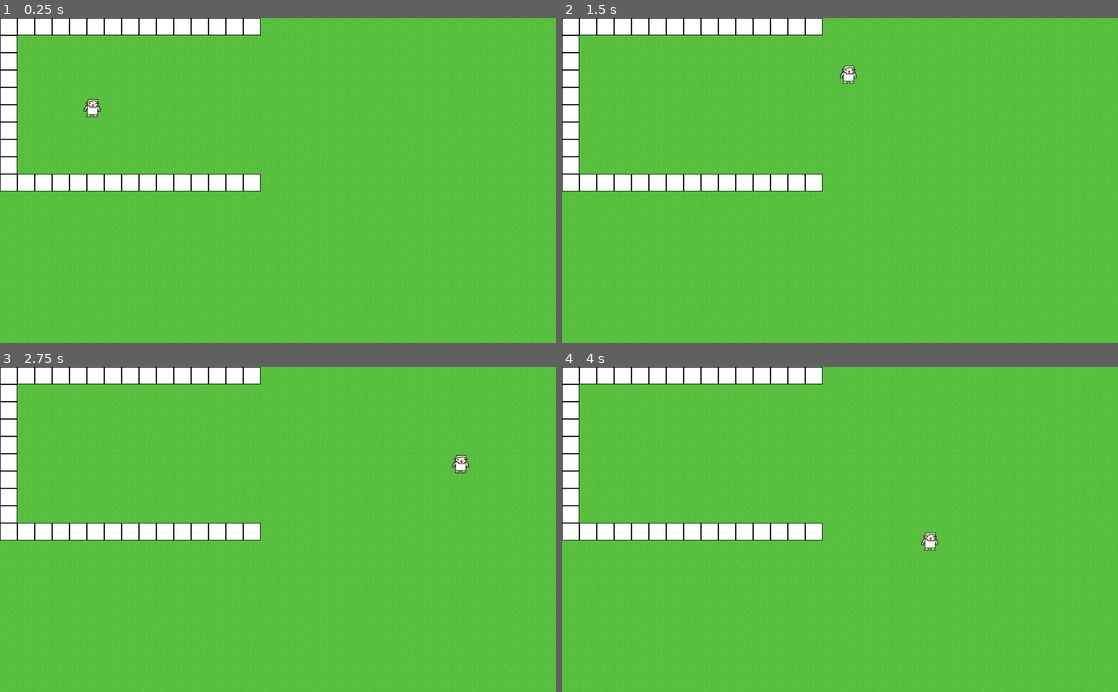
Above: before the commit, frames 1-4 (two rows, left to right).
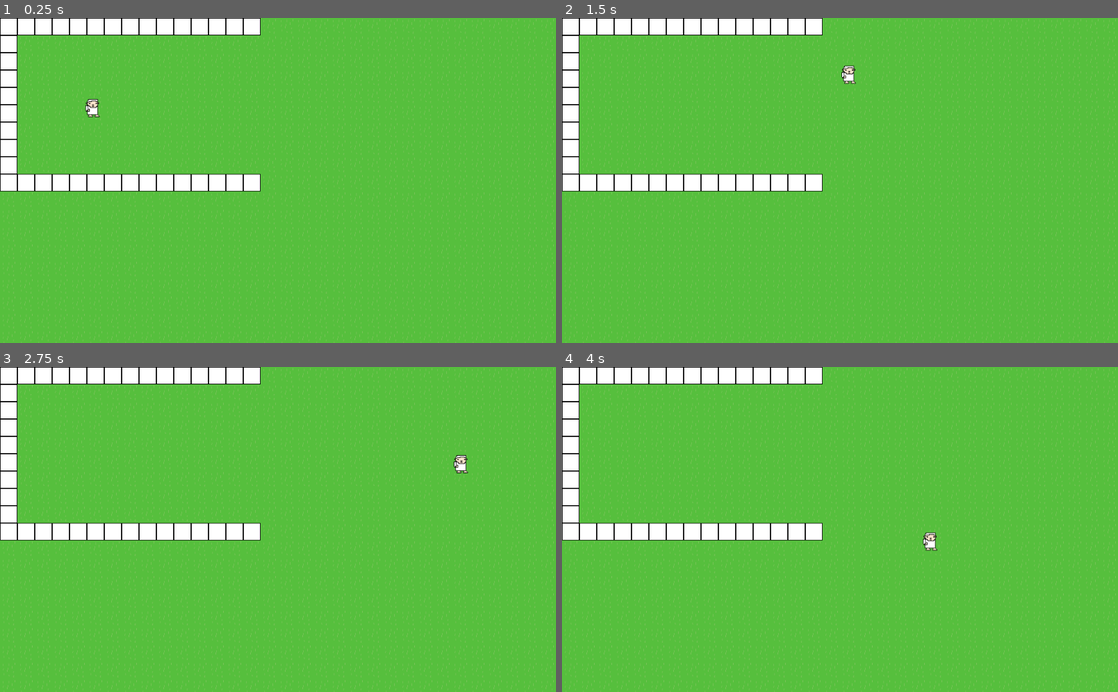
Above: after the commit, the same moments.

Repository: S-D-V-A-S-M-V-V-I-C-T-S-S-BAGGER/CovidTowerDefense
Game: Godot game, scene res://Levels/BaseLevel.tscn
The game is run twice, just before and just after one commit, with the same random seed, the same clock (stepped at 60 frames per second) and the same inputs.
Inputs:
- Up to frame 1 (0.25 s): no input
- Up to frame 2 (1.5 s): no input
- Up to frame 3 (2.75 s): no input
- Up to frame 4 (4 s): no input

The runs differ from the first frame. In frame 1, less than 0.1% of the frame differs, in the area x 15-19%, y 26-31%; in frame 2, less than 0.1%; in frame 3, less than 0.1%; in frame 4, less than 0.1%, in the area x 64-68%, y 52-57%.

Commit message:
weg met code

Diff:
--- a/Enemies/Enemy.gd
+++ b/Enemies/Enemy.gd
@@ -17,9 +17,3 @@
 # Called every frame. 'delta' is the elapsed time since the previous frame.
 func _process(delta: float) -> void:
 	get_node("Path/PathFollower").offset += speed * delta
-
-	# Start and stop animation
-#	if previous_frame_pos.distance_squared_to(current_frame_pos) >= 0.01:
-#	get_noce("Path/PathFollower/AnimatedSprite").start()
-#	else:
-#		_animated_sprite.stop()
--- a/Enemies/Enemy.tscn
+++ b/Enemies/Enemy.tscn
@@ -32,7 +32,6 @@
 
 [node name="AnimatedSprite" type="AnimatedSprite" parent="Path/PathFollower"]
 frames = SubResource( 2 )
-frame = 1
 playing = true
 
 [node name="Area2D" type="Area2D" parent="Path/PathFollower"]
